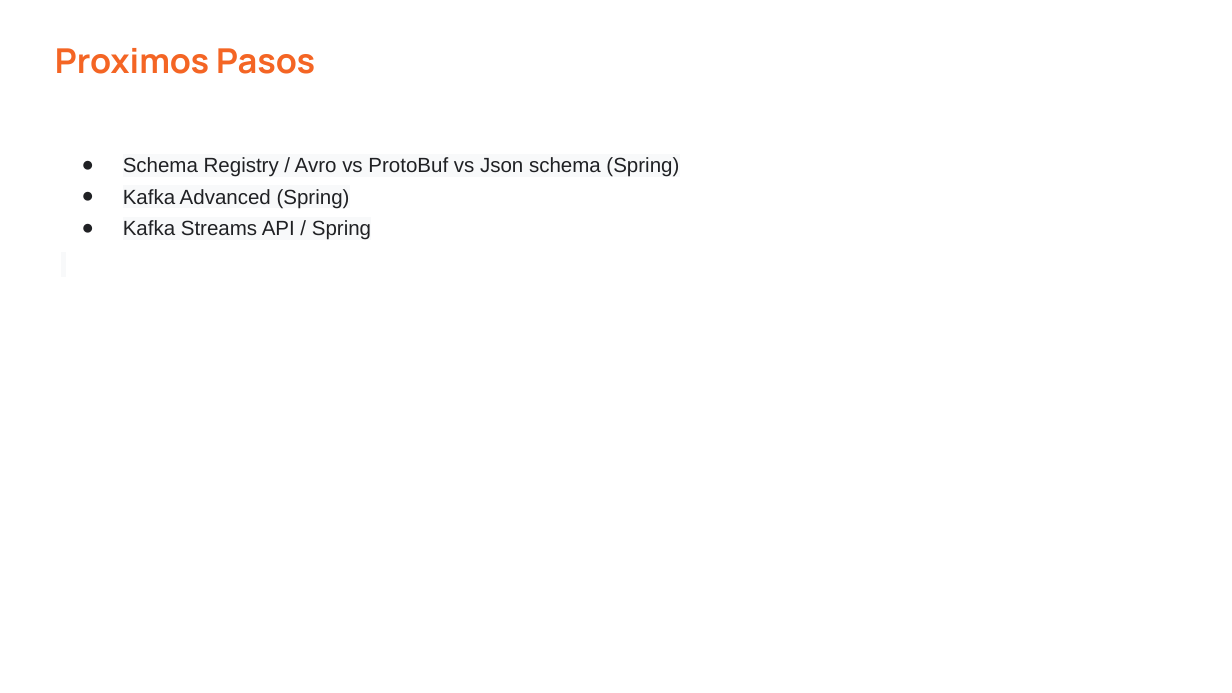
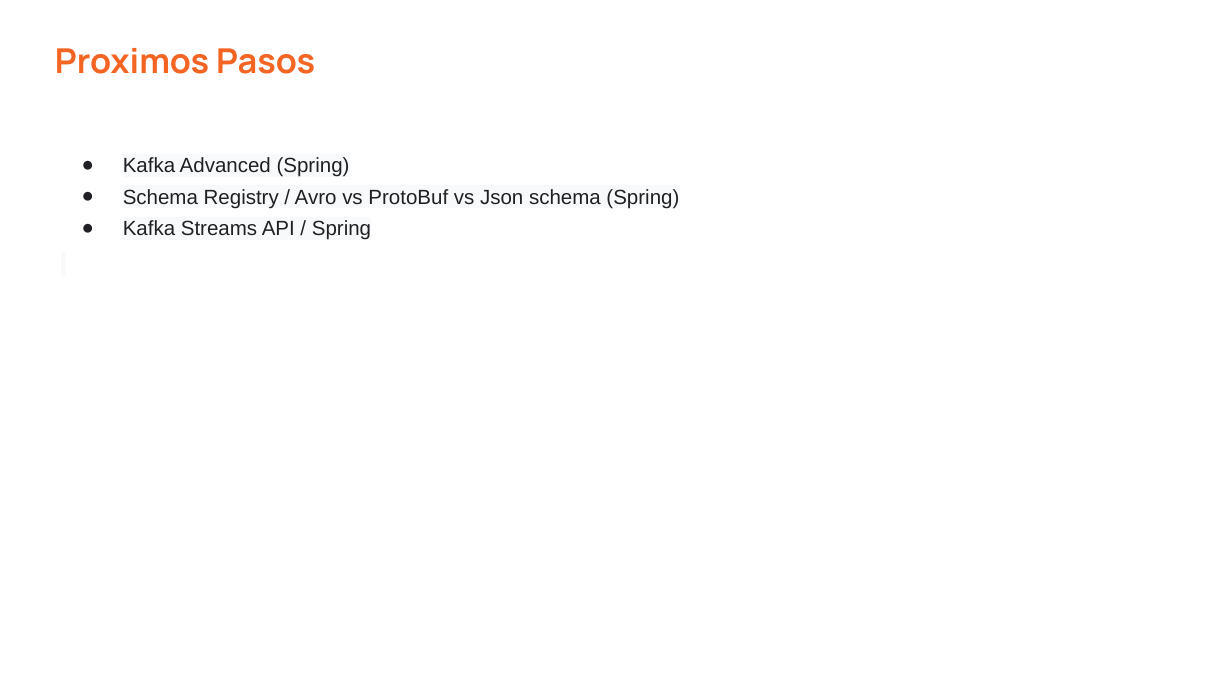
Before and after one commit to vass-engineering/101-kafka, a slide deck: slide 41 of docs/KafkaClients-Producer-Consumer.pptx. Drawn at 1232x693 pixels with LibreOffice and Linux fonts; fonts in the diff are those of the drawing. Boxes give left, top, right and bottom in pixels: in the first picture for what was removed or moved away, otherwise in the second. Text is boxed around its words. In the diff, an @@ line names an element or a change of style, - is before the commit and + after.

```diff
--- a/docs/KafkaClients-Producer-Consumer.pptx
+++ b/docs/KafkaClients-Producer-Consumer.pptx
@@ text at (123,157,350,177): paragraph added @@
+● Kafka Advanced (Spring)
@@ text at (123,189,350,208): paragraph removed @@
-● Kafka Advanced (Spring)
```
Also in this commit, not shown: 6 other slides changed.
